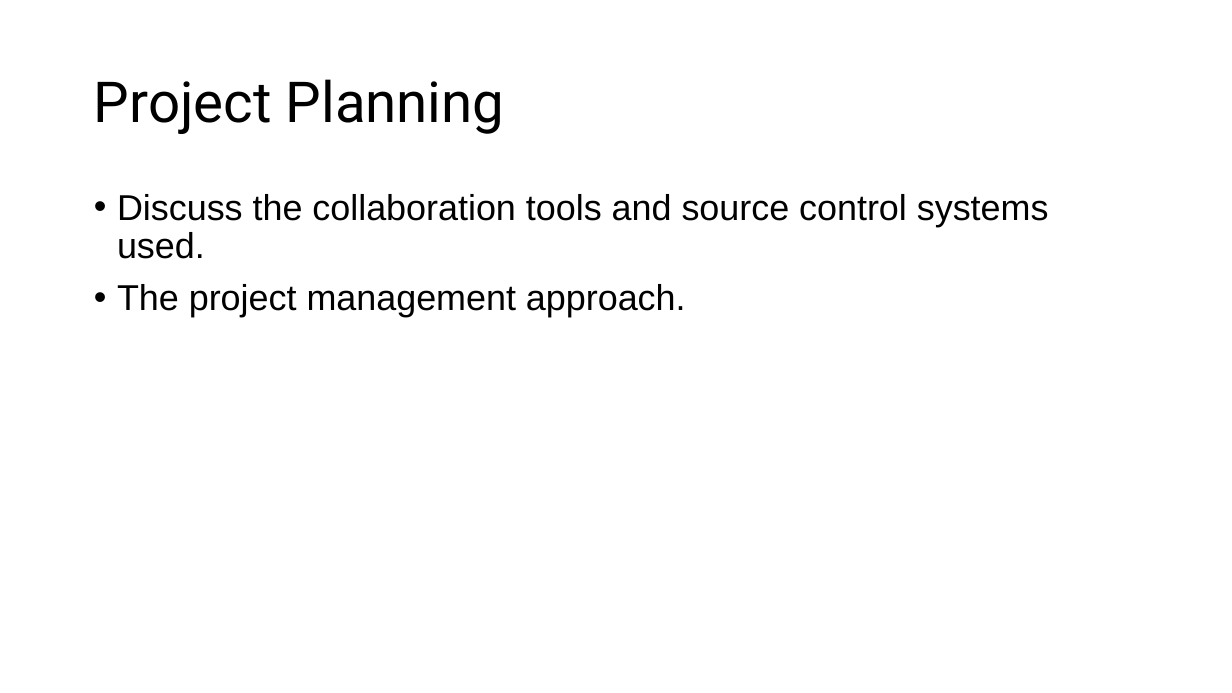
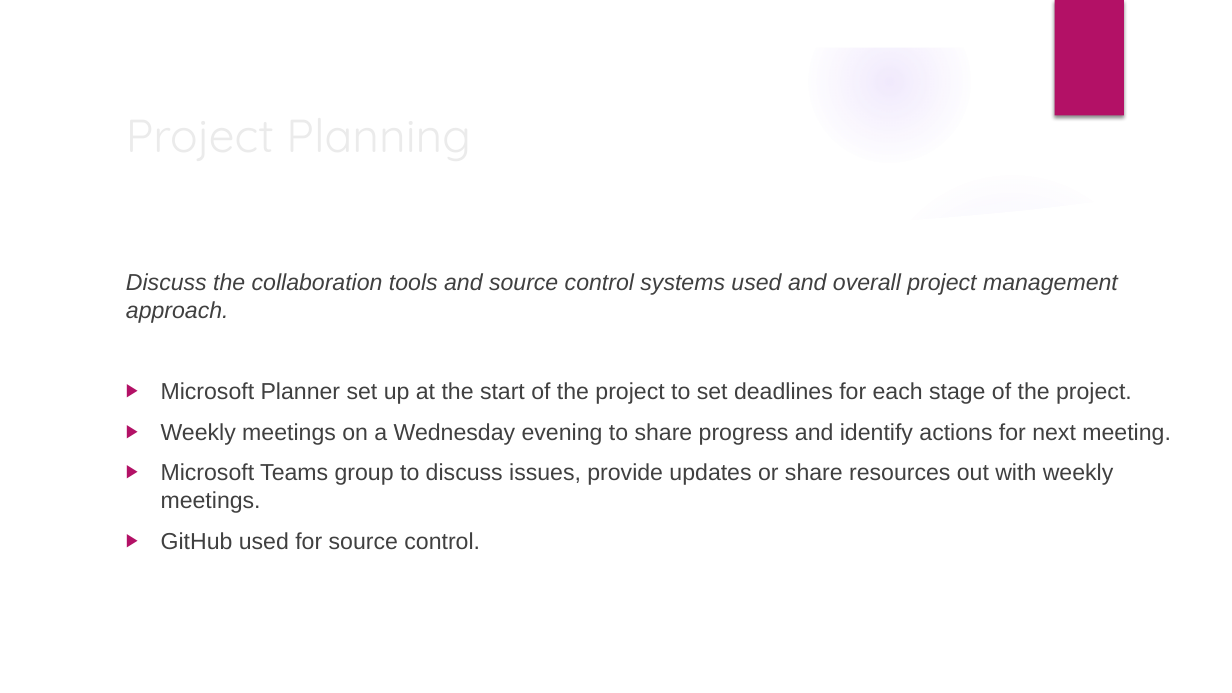
Before and after one commit to jmurphy172/group4_project, a slide deck: slide 8 of project_docs/Presentation Draft.pptx (slide 7 before the commit). Drawn at 1232x693 pixels with LibreOffice and Linux fonts; fonts in the diff are those of the drawing; background and template pictures are left out. Boxes give left, top, right and bottom in pixels: in the first picture for what was removed or moved away, otherwise in the second. Text is boxed around its words. In the diff, an @@ line names an element or a change of style, - is before the commit and + after.

```diff
--- a/project_docs/Presentation Draft.pptx
+++ b/project_docs/Presentation Draft.pptx
@@ group added at [0, 0, 1232, 693]: 4 ellipses, 3 freeform shapes @@
@@ rectangle added at [1055, 0, 1124, 116], fill #B31166 @@
@@ title "Project Planning": place and size @@
-title "Project Planning" at [94, 79, 505, 134]
+title "Project Planning" at [907, 273, 976, 295]
@@ title "Project Planning" at [907, 273, 976, 295]: size 44 to 36 pt, font Roboto to Quicksand, text colour #000000 to #EBEBEB; line spacing 0.9 to 1 @@
@@ text at [126, 273, 1171, 549]: text changed; size 28 to 18 pt; text colour #000000 to #404040 @@
-• Discuss the collaboration tools and source control systems used.
-• The project management approach.
+Discuss the collaboration tools and source control systems used and overall project management approach.
+▶ Microsoft Planner set up at the start of the project to set deadlines for each stage of the project.
+▶ Weekly meetings on a Wednesday evening to share progress and identify actions for next meeting.
+▶ Microsoft Teams group to discuss issues, provide updates or share resources out with weekly meetings.
+▶ GitHub used for source control.
```
Also in this commit, not shown: 14 other slides changed, 1 slide added, 1 other file.
